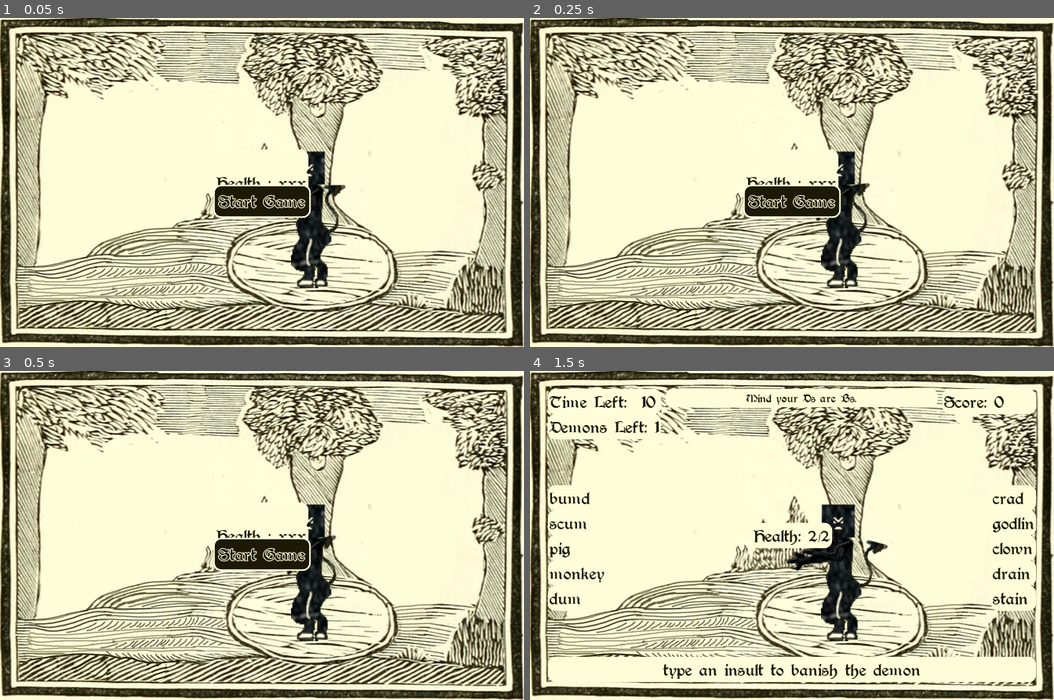
Above: before the commit, frames 1-4 (two rows, left to right).
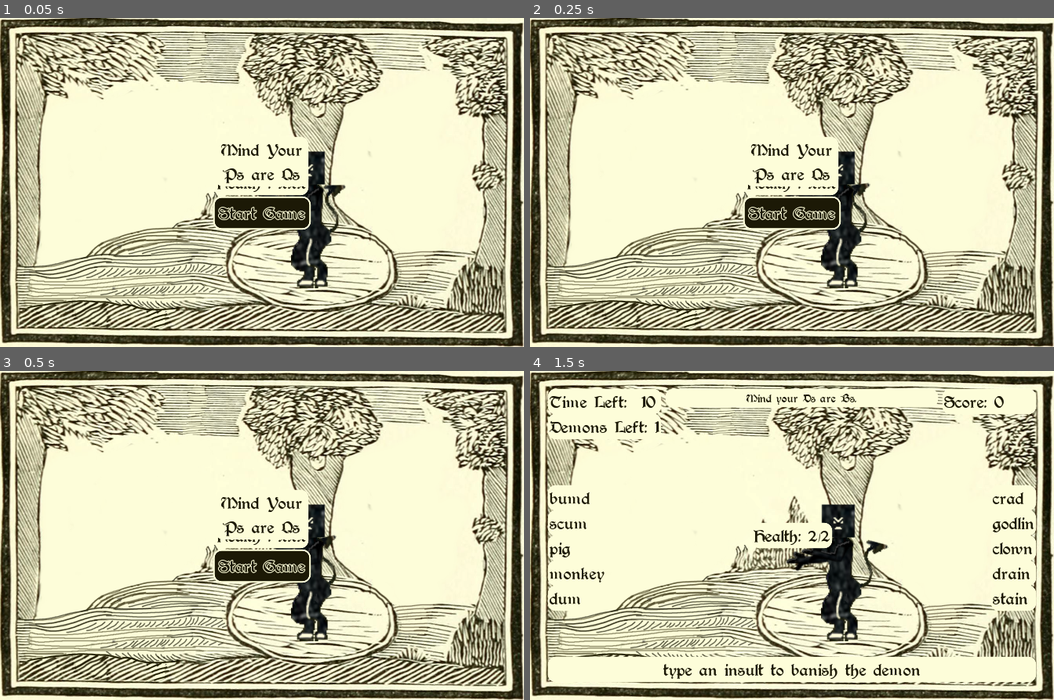
Above: after the commit, the same moments.

Repository: hoodscott/psareqs
Game: Godot game, scene res://scenes/Game.tscn
Two runs of this game, one before a commit and one after it. Both use one fixed random seed, a clock stepped at 60 frames per second and the inputs below.
Inputs:
- Up to frame 1 (0.05 s): no input
- Up to frame 2 (0.25 s): no input
- Up to frame 3 (0.5 s): no input
- Up to frame 4 (1.5 s): click "Start Game" at 0.5 s; click "Ds are Bs" at 1.25 s

The runs differ from the first frame. In frame 1, 2.5% of the frame differs, in the area x 40-60%, y 35-65%; in frame 2, 2.5%; in frame 3, 2.5%; in frame 4, nothing differs.

Commit message:
Makes font resource filename generic

Diff:
--- /dev/null
+++ b/resources/font_16pt.tres
@@ -0,0 +1,8 @@
+[gd_resource type="DynamicFont" load_steps=2 format=2]
+
+[ext_resource path="res://assets/font/Augusta.ttf" type="DynamicFontData" id=1]
+
+[resource]
+outline_size = 1
+outline_color = Color( 0.996078, 0.996078, 0.854902, 1 )
+font_data = ExtResource( 1 )
--- a/resources/theme.tres
+++ b/resources/theme.tres
@@ -1,6 +1,6 @@
 [gd_resource type="Theme" load_steps=4 format=2]
 
-[ext_resource path="res://resources/font_augusta.tres" type="DynamicFont" id=1]
+[ext_resource path="res://resources/font_24pt.tres" type="DynamicFont" id=1]
 
 [sub_resource type="StyleBoxFlat" id=2]
 bg_color = Color( 0.113725, 0.101961, 0.027451, 1 )
--- a/scenes/Game.tscn
+++ b/scenes/Game.tscn
@@ -1,12 +1,9 @@
-[gd_scene load_steps=6 format=2]
+[gd_scene load_steps=5 format=2]
 
 [ext_resource path="res://scenes/Game.gd" type="Script" id=1]
 [ext_resource path="res://assets/img/background.png" type="Texture" id=2]
-[ext_resource path="res://assets/font/Augusta.ttf" type="DynamicFontData" id=3]
+[ext_resource path="res://resources/font_16pt.tres" type="DynamicFont" id=3]
 [ext_resource path="res://scenes/Mephistopheles.tscn" type="PackedScene" id=4]
-
-[sub_resource type="DynamicFont" id=1]
-font_data = ExtResource( 3 )
 
 [node name="Game" type="Node2D"]
 script = ExtResource( 1 )
@@ -68,7 +65,7 @@
 [node name="Rules" type="Label" parent="CanvasLayer/GameContainer/VBoxContainer/HBoxContainer/VBoxContainer1"]
 margin_right = 343.0
 margin_bottom = 85.0
-custom_fonts/font = SubResource( 1 )
+custom_fonts/font = ExtResource( 3 )
 text = "Mind your Ps are Qs, and vowels are shifted, and words are backwards, and vowels are all Es, and words are in alphabetical order, and Ds are Bs
 "
 align = 1
@@ -178,20 +175,22 @@
 
 [node name="VBoxContainer" type="VBoxContainer" parent="CanvasLayer/CenterContainer"]
 margin_left = 277.0
-margin_top = 170.0
+margin_top = 154.0
 margin_right = 391.0
-margin_bottom = 250.0
+margin_bottom = 265.0
 custom_constants/separation = 20
 
 [node name="GameOver" type="Label" parent="CanvasLayer/CenterContainer/VBoxContainer"]
 margin_right = 114.0
-margin_bottom = 28.0
+margin_bottom = 59.0
+text = "Mind Your
+Ps are Qs"
 align = 1
 
 [node name="StartButton" type="Button" parent="CanvasLayer/CenterContainer/VBoxContainer"]
-margin_top = 48.0
+margin_top = 79.0
 margin_right = 114.0
-margin_bottom = 80.0
+margin_bottom = 111.0
 text = "Start Game"
 
 [node name="CurseChooser" type="VBoxContainer" parent="CanvasLayer/CenterContainer"]
Renamed: resources/font_augusta.tres -> resources/font_24pt.tres
